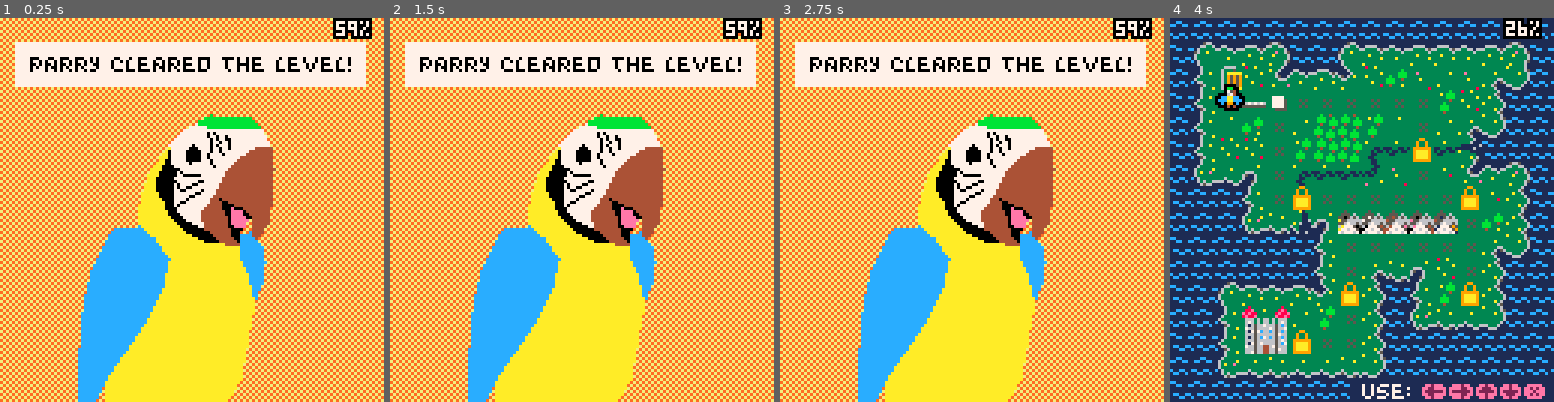
Above: before the commit, frames 1-4 (left to right).
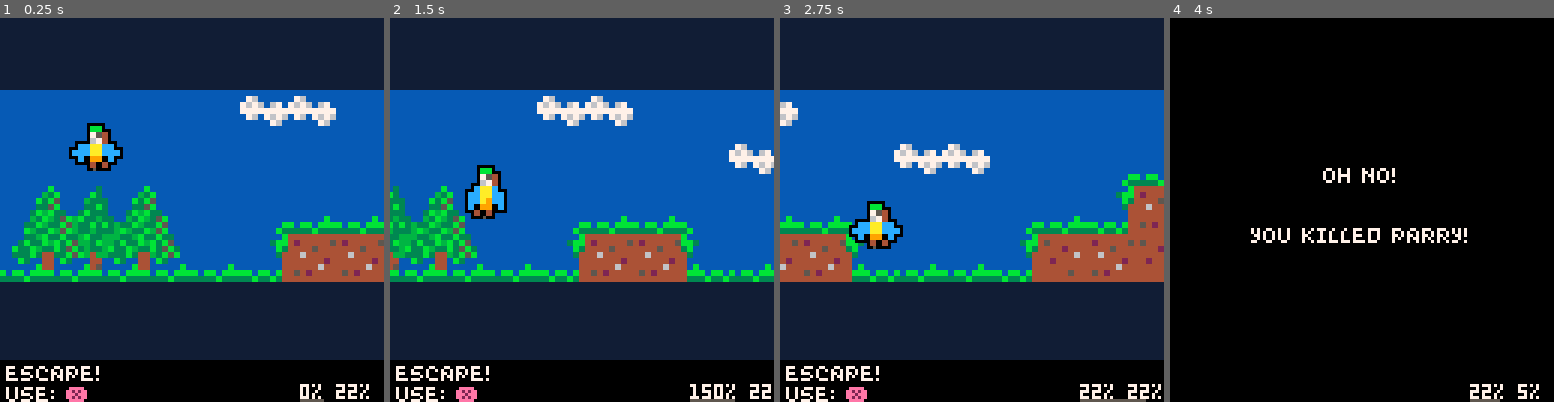
Above: after the commit, the same moments.

Repository: electroly/games
Game: PICO-8 cartridge carts/parry2.p8
Two runs of this game, one before a commit and one after it. Both use one fixed random seed, a clock stepped at 60 frames per second and the inputs below.
Inputs:
- Up to frame 1 (0.25 s): no input
- Up to frame 2 (1.5 s): tap X (X key) at 0.33, 1.07 s; tap O (Z key) at 0.7 s
- Up to frame 3 (2.75 s): hold Right 1.6-2.1 s; tap O (Z key) at 1.7, 2.1, 2.5 s; tap X (X key) at 1.85 s; hold Up 2.15-2.42 s; hold Right from 2.47 s (still down)
- Up to frame 4 (4 s): tap O (Z key) at 2.9, 3.3, 3.7 s; tap X (X key) at 2.97 s; release Right at 3.03 s; hold Left 3.08-3.58 s; hold Down 3.63-3.97 s

The runs differ from the first frame. In frame 1, 100% of the frame differs, in the area x 0-100%, y 0-100%; in frame 2, 100%; in frame 3, 100%; in frame 4, 99%.

Commit message:
Parry2: working endless runner

Diff:
--- a/carts/parry2.p8
+++ b/carts/parry2.p8
@@ -7,6 +7,8 @@
 function _init()
 	--show cpu and ram
 	show_debug_info=true
+	maxcyc=0 --cpu high water mark
+	prev_maxcyc=0
 
 	--0=easy, 1=medium, 2=hard
 	difficulty=0
@@ -82,6 +84,7 @@
 		,g02=11 --lift weights
 		,g03=12 --find parry
 		,g04=13 --eat carrots
+		,g05=14 --endless runner
 		--levels
 		,l01=100 --buzz
 	}
@@ -94,7 +97,10 @@
 	map_px=2
 	map_py=3
 
-	change_scene(scn.levelend)
+	g05_tx=16
+	g05_ty=0
+	music(10)
+	change_scene(scn.g05)
 end
 
 function _update60()
@@ -132,6 +138,8 @@
 		g03_update()
 	elseif scene==scn.g04 then
 		g04_update()
+	elseif scene==scn.g05 then
+		g05_update()
 	elseif scene==scn.gamesuccess then
 		gamesuccess_update()
 	elseif scene==scn.gamefailed then
@@ -152,6 +160,11 @@
 
 	--default palette
 	pal()
+
+	--this costs 1% cpu but pal()
+	--doesn't seem to fully reset
+	--everything
+	cls()
 
 	--if we just changed scene in
 	--update(), then we haven't
@@ -175,6 +188,8 @@
 		g03_draw()
 	elseif scene==scn.g04 then
 		g04_draw()
+	elseif scene==scn.g05 then
+		g05_draw()
 	elseif scene==scn.gamesuccess then
 		gamesuccess_draw()
 	elseif scene==scn.gamefailed then
@@ -188,13 +203,15 @@
 	end
 
 	if show_debug_info then
+		if ctr%60==0 then
+			prev_maxcyc=maxcyc
+			maxcyc=0
+		end
 		local cyc=flr(100*stat(1))
-		for i=-1,1 do
-			for j=-1,1 do
-				print(cyc.."%",112+i,1+j,clr_bla)
-			end
-		end
-		print(cyc.."%",112,1,clr_whi)
+		if(cyc>maxcyc)maxcyc=cyc
+		rectfill(100,122,127,127,clr_bla)
+		print(prev_maxcyc.."% "..cyc.."%",100,122,clr_whi)
+		line(100,127,100+28*(ctr%60)/60,127,clr_dgra)
 	end
 end
 
@@ -226,6 +243,8 @@
 		g03_init()
 	elseif scene==scn.g04 then
 		g04_init()
+	elseif scene==scn.g05 then
+		g05_init()
 	elseif scene==scn.gamesuccess then
 		gamesuccess_init()
 	elseif scene==scn.gamefailed then
@@ -986,6 +1005,10 @@
 
 --gamefailed--
 function gamefailed_init()
+	--caller optionally sets gamefailed_msg
+	gamefailed_thismsg=gamefailed_msg
+		or "you ran out of time!"
+	gamefailed_msg=nil
 	music(-1)
 	sfx(28,3)
 end
@@ -998,7 +1021,7 @@
 	cls(0)
 	local ts={
 		{t="oh no!",y=50}
-		,{t="you ran out of time!",y=70}
+		,{t=gamefailed_thismsg,y=70}
 	}
 	for _,x in pairs(ts) do
 		print_font1(x.t,centerx(font1_width(x.t)),x.y)
@@ -1422,6 +1445,205 @@
 end
 --end g04--
 
+--g05--
+function g05_init()
+	--caller set:
+	--g05_tx,g05_ty = tile upper left
+	g05_success_ctr=nil
+	g05_maxtime=600
+	g05_vy=1
+
+	--this is at the bottom middle
+	g05_x=32
+	g05_y=0
+
+	--when running offscreen at end
+	g05_flagoffx=0
+
+	--find ground and end of level
+	g05_gnd={}
+	g05_endx=0
+	for atx=g05_tx,127 do
+		--flag
+		for aty=g05_ty,g05_ty+3 do
+			if fget(mget(atx,aty),1) and g05_endx==0 then
+				g05_endx=(atx-g05_tx)*16+7
+			end
+		end
+
+		--ground
+		for offx=0,15 do
+			local x=(atx-g05_tx)*16+offx
+			g05_gnd[x]=64
+			for aty=g05_ty+3,g05_ty,-1 do
+				if fget(mget(atx,aty),0) then
+					g05_gnd[x]=aty*16
+				end
+			end
+		end
+	end
+end
+
+function g05_update()
+	--forward motion
+	if g05_x>=g05_endx then
+		if g05_success_ctr==nil then
+			g05_success_ctr=ctr
+			sfx(30,3)
+		elseif ctr-g05_success_ctr>120 then
+				change_scene(scn.gamesuccess)
+				return
+		end
+	else
+		if(ctr>60)g05_x+=1
+
+		--velocity
+		g05_y+=g05_vy
+
+		--gravity
+		g05_vy+=0.1
+
+		--ground
+		local on_ground=g05_y>=g05_gnd[g05_x]
+		local on_ground_forgiving=(g05_y-2)>=g05_gnd[g05_x]
+		if on_ground then
+			g05_vy=0
+		end
+
+		--jump
+		if on_ground and btndn[btn_x] then
+			g05_vy=-2
+		end
+
+		--collision
+		if on_ground then
+			if on_ground_forgiving and
+					g05_gnd[g05_x-1]>g05_gnd[g05_x] then
+				gamefailed_msg="you killed parry!"
+				change_scene(scn.gamefailed)
+				return
+			else
+				g05_y=g05_gnd[g05_x]
+			end
+		end
+	end
+
+	--dance
+	if statchg[50] then
+		--fast
+		if stat(50)%4==0 or stat(50)%4==2 then
+			for atx=g05_tx,127 do
+				for aty=g05_ty,g05_ty+3 do
+					local n=mget(atx,aty)
+					local n2=nil
+					if(n==166 or n==167)n2=n+2
+					if(n==168 or n==169)n2=n-2
+					if(n2!=nil)mset(atx,aty,n2)
+				end
+			end
+		end
+		--slow
+		if stat(50)%8==0 or stat(50)%8==4 then
+			for atx=g05_tx,127 do
+				for aty=g05_ty,g05_ty+3 do
+					local n=mget(atx,aty)
+					local n2=nil
+					if(n==180)n2=181
+					if(n==181)n2=180
+					if(n2!=nil)mset(atx,aty,n2)
+				end
+			end
+		end
+	end
+end
+
+function g05_draw()
+	--palette
+	poke(0x5f5f,0x10)
+	for i=0,2 do
+		poke(0x5f70+i,0xFF)
+	end
+	for i=11,14 do
+		poke(0x5f70+i,0xFF)
+	end
+	pal(clr_dblu,clr2+clr_dblu,2)
+	pal(clr_dblu,clr2+clr_blu,1)
+	pal(clr_lav,clr2+clr_gre,1)
+	cls(clr_dblu)
+
+	clip(0,24,128,64)
+
+	--map
+	local cx=g05_tx+flr(g05_x/16)
+	for r=0,3 do
+		for c=-2,14 do
+			local n=mget(cx+c,g05_ty+r)
+			local sx=8*(n%16)
+			local sy=8*flr(n/16)
+			sspr(sx,sy,8,8,(c+2)*16-(g05_x%16),
+				24+r*16,16,16)
+		end
+	end
+
+	--parry
+	local psx=16
+	if g05_vy<-1 then
+		psx=16
+	elseif g05_vy>1 then
+		psx=24
+	elseif stat(50)%2==0 then
+		psx=16
+	else
+		psx=24
+	end
+	pal(pal_black)
+	--run offscreen after flag
+	if g05_x>=g05_endx then
+		g05_flagoffx+=2
+	end
+
+	for i=-1,1 do
+		for j=-1,1 do
+			sspr(psx,0,8,8,i+24+g05_flagoffx,7+j+g05_y,
+			16,16)
+		end
+	end
+	pal(pal_default)
+	sspr(psx,0,8,8,24+g05_flagoffx,7+g05_y,
+		16,16)
+
+	clip()
+
+	--ground debug 1
+	--for x=0,127 do
+		--local gy=g05_gnd[g05_x-32+x]
+		--if(gy!=nil)pset(x,24+gy-2,clr_red)
+	--end
+
+	--ground debug 2
+	--print("gnd="..g05_gnd[g05_x],0,0,clr_whi)
+	--print("y="..g05_y,0,8,clr_whi)
+
+	--flag debug
+	--print("x="..g05_x,0,0,clr_whi)
+	--print("endx="..g05_endx,0,8,clr_whi)
+
+	--position debug
+	pset(24+7,23+g05_y,clr_dgra)
+
+	--potential collision debug
+	--if g05_gnd[g05_x-1]>g05_gnd[g05_x] then
+		--cls(clr_red)
+	--end
+
+	draw_footer(
+		"escape!",
+		"use: ❎",
+		nil,
+		g05_success_ctr)
+end
+--end g05--
+
 -->8
 --utilities
 
@@ -1691,7 +1913,7 @@
 	if success_ctr==nil then
 		print_font1(t1,2,116)
 		print_font1(t2,2,123)
-		art_timer(maxtime)
+		if(maxtime!=nil)art_timer(maxtime)
 	end
 end
 
@@ -1898,14 +2120,30 @@
 
 
 
+…(16 lines of a section not shown)…
 __gff__
 0000000000000000000000000000010000000000000000000000000001010101000000000000000000000000010101000000000000000000000000010101010000000000000000000000000000000000000000000000000000000000000000000000000000000000000000000000000000000000000000000000000000000000
-0000000000000000000000000000000000000000000000000000000000000000000000000000000000000000000000000000000000000000000000000000000000000000000000000000000000000000000000000000000000000000000000000000000000000000000000000000000000000000000000000000000000000000
+0000000000000000000000000000000000000000000000000000000000000000000101000100020002000000000000000000010000000200020000000000000000000000000000000000000000000000000000000000000000000000000000000000000000000000000000000000000000000000000000000000000000000000
 __map__
-2929292929292929292929292929292900000000000000000000000000000000000000000000000000000000000000000000000000000000000000000000000000000000000000000000000000000000000000000000000000000000000000000000000000000000000000000000000000000000000000000000000000000000
-1710381112171710113811113811121700000000000000000000000000000000000000000000000000000000000000000000000000000000000000000000000000000000000000000000000000000000000000000000000000000000000000000000000000000000000000000000000000000000000000000000000000000000
-29203a2133381134212824142436322900000000000000000000000000000000000000000000000000000000000000000000000000000000000000000000000000000000000000000000000000000000000000000000000000000000000000000000000000000000000000000000000000000000000000000000000000000000
-17203d3c3b0f0f0f0f0f0f192122171700000000000000000000000000000000000000000000000000000000000000000000000000000000000000000000000000000000000000000000000000000000000000000000000000000000000000000000000000000000000000000000000000000000000000000000000000000000
+29292929292929292929292929292929b3b3b3b3b3b4b4b3b3b3b3b3b3b3b3b3b3b3b3b4b4b3b3b3b3b3b4b3b3b3b3b3b3b4b3b3b3b3b3b3b3b3b3b3b3b3b4b3b3b3b3b3b3b300000000000000000000000000000000000000000000000000000000000000000000000000000000000000000000000000000000000000000000
+17103811121717101138111138111217b3b3b3b3b3b3b3b3b3b4b4b3b3aaa0b3b3b3b3b3b3b3a5a0b3a0a0a0b3b3b3b3abadaeaca6a7b3b3b4b4b3b3b3b3b3b3b3b3b4b4b3b300000000000000000000000000000000000000000000000000000000000000000000000000000000000000000000000000000000000000000000
+29203a21333811342128241424363229abadaeacb3aaa0a0bab3b3aaa0b0a1b3a0a0a2a0a0a0b2a1b3a1b2a1b1a0a0a2bbbdbebcb6b7a0a0a0a0a0a0a0a0a0a0a0a0a0a0a0a000000000000000000000000000000000000000000000000000000000000000000000000000000000000000000000000000000000000000000000
+17203d3c3b0f0f0f0f0f0f1921221717bbbdbebca0b0a1a1b1a0a0b0b2a1b2b3a1b2a1b2a1b2a1b2b3b2a1b2a1b2a1b2a1b2a1b2a1b2a1b2a1b2a1b2a1b2a1b2a1b2a1b2a1b200000000000000000000000000000000000000000000000000000000000000000000000000000000000000000000000000000000000000000000
 292023280f14181819230f143632292900000000000000000000000000000000000000000000000000000000000000000000000000000000000000000000000000000000000000000000000000000000000000000000000000000000000000000000000000000000000000000000000000000000000000000000000000000000
 172021210f19181815253f252617171700000000000000000000000000000000000000000000000000000000000000000000000000000000000000000000000000000000000000000000000000000000000000000000000000000000000000000000000000000000000000000000000000000000000000000000000000000000
 293039350f15252516240f133338122900000000000000000000000000000000000000000000000000000000000000000000000000000000000000000000000000000000000000000000000000000000000000000000000000000000000000000000000000000000000000000000000000000000000000000000000000000000
Not shown, changed: 23 lines of the sprite sheet (__gfx__) section of carts/parry2.p8
Not shown, changed: the sound effects (__sfx__) section of carts/parry2.p8
